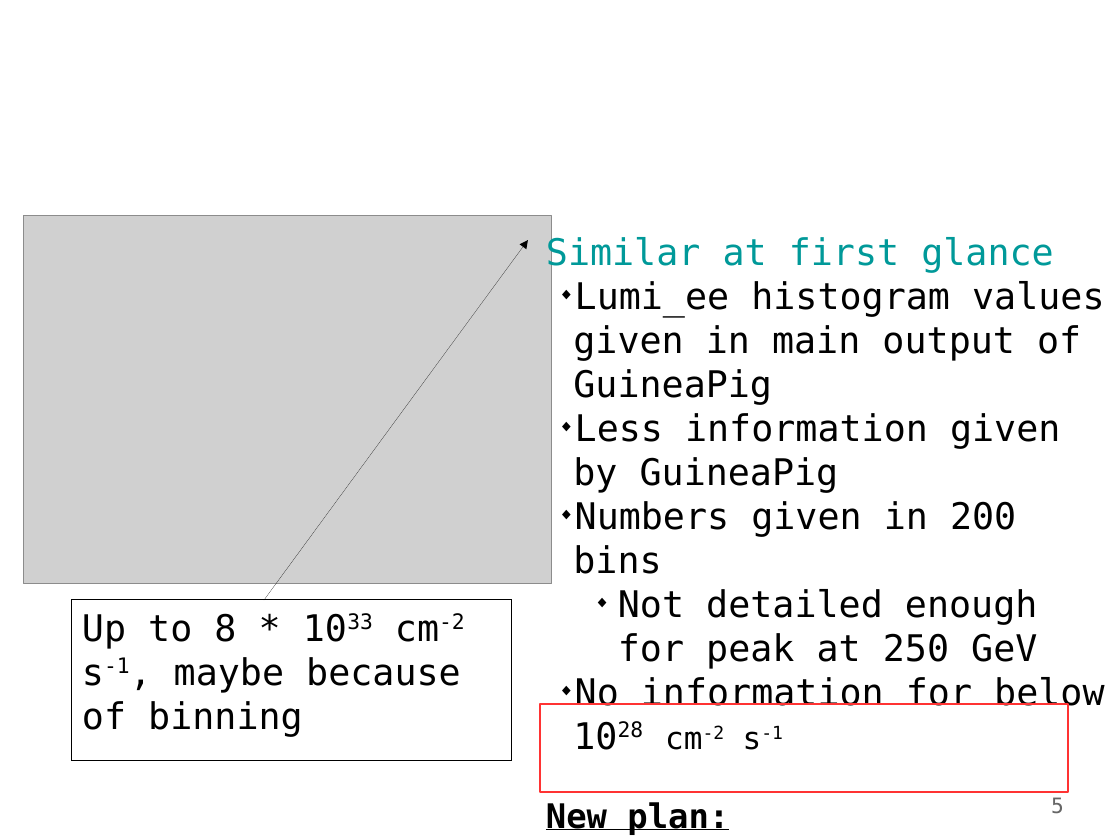
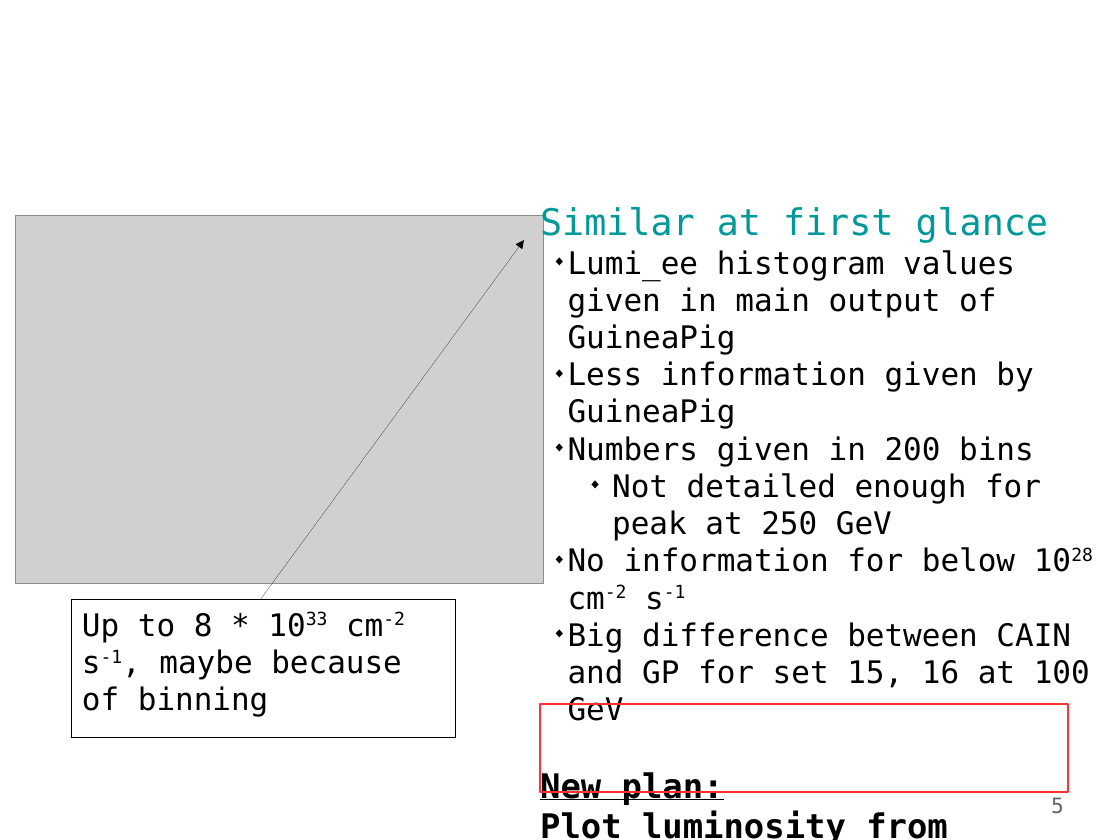
Before and after one commit to Schuea/PhD, a slide deck: slide 5 of talks/SiD_Optimization_talks/GP_ILC250_parameter_sets_Comparison_CAIN_VertexOccupancy.odp. Drawn at 1120x840 pixels with LibreOffice and Linux fonts; fonts in the diff are those of the drawing; grey boxes stand for pictures; background and template pictures are left out. Boxes give left, top, right and bottom in pixels: in the first picture for what was removed or moved away, otherwise in the second. Text is boxed around its words. In the diff, an @@ line names an element or a change of style, - is before the commit and + after.

Commit message:
Last version

```diff
--- a/talks/SiD_Optimization_talks/GP_ILC250_parameter_sets_Comparison_CAIN_VertexOccupancy.odp
+++ b/talks/SiD_Optimization_talks/GP_ILC250_parameter_sets_Comparison_CAIN_VertexOccupancy.odp
@@ text "Similar at first glance": place and size @@
-text "Similar at first glance" at [546, 236, 1104, 835]
+text "Similar at first glance" at [540, 207, 1090, 805]
@@ picture: place and size @@
-picture at [23, 216, 552, 584]
+picture at [15, 216, 544, 584]
@@ arrow moved from (264, 601) - (528, 240) to (260, 601) - (524, 240) @@
@@ text at [568, 250, 1041, 610]: size 26 to 22 pt in "Lumi_ee histogram values given in main output ...", "Less information given by GuineaPig", "Numbers given in 200 bins", "Not detailed enough for peak at 250 ..." and 1 more places @@
@@ rectangle "Up to 8 * 1033 ...": place and size @@
-rectangle "Up to 8 * 1033 ..." at [72, 601, 512, 761]
+rectangle "Up to 8 * 1033 ..." at [72, 601, 456, 738]
@@ rectangle "Up to 8 * 1033 ..." at [72, 601, 456, 738]: size 26 to 22 pt @@
@@ text at [568, 622, 1090, 721]: paragraph added @@
+◆ Big difference between CAIN and GP for set 15, 16 at 100 GeV
```
Also in this commit, not shown: 4 other slides changed.
